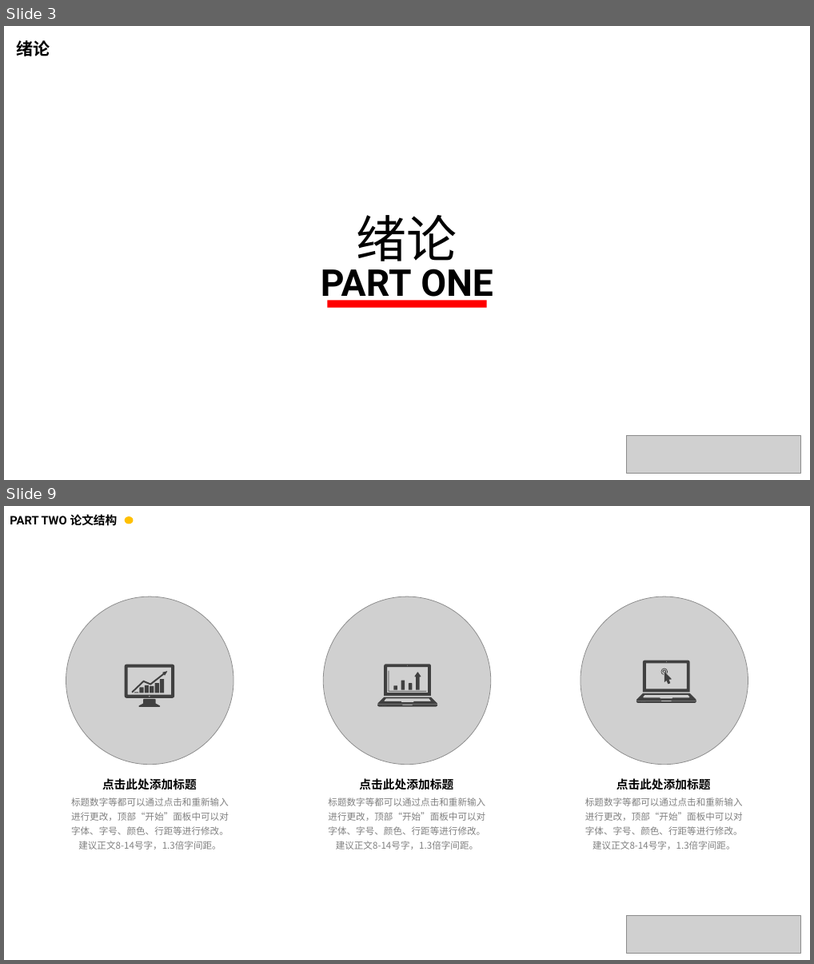
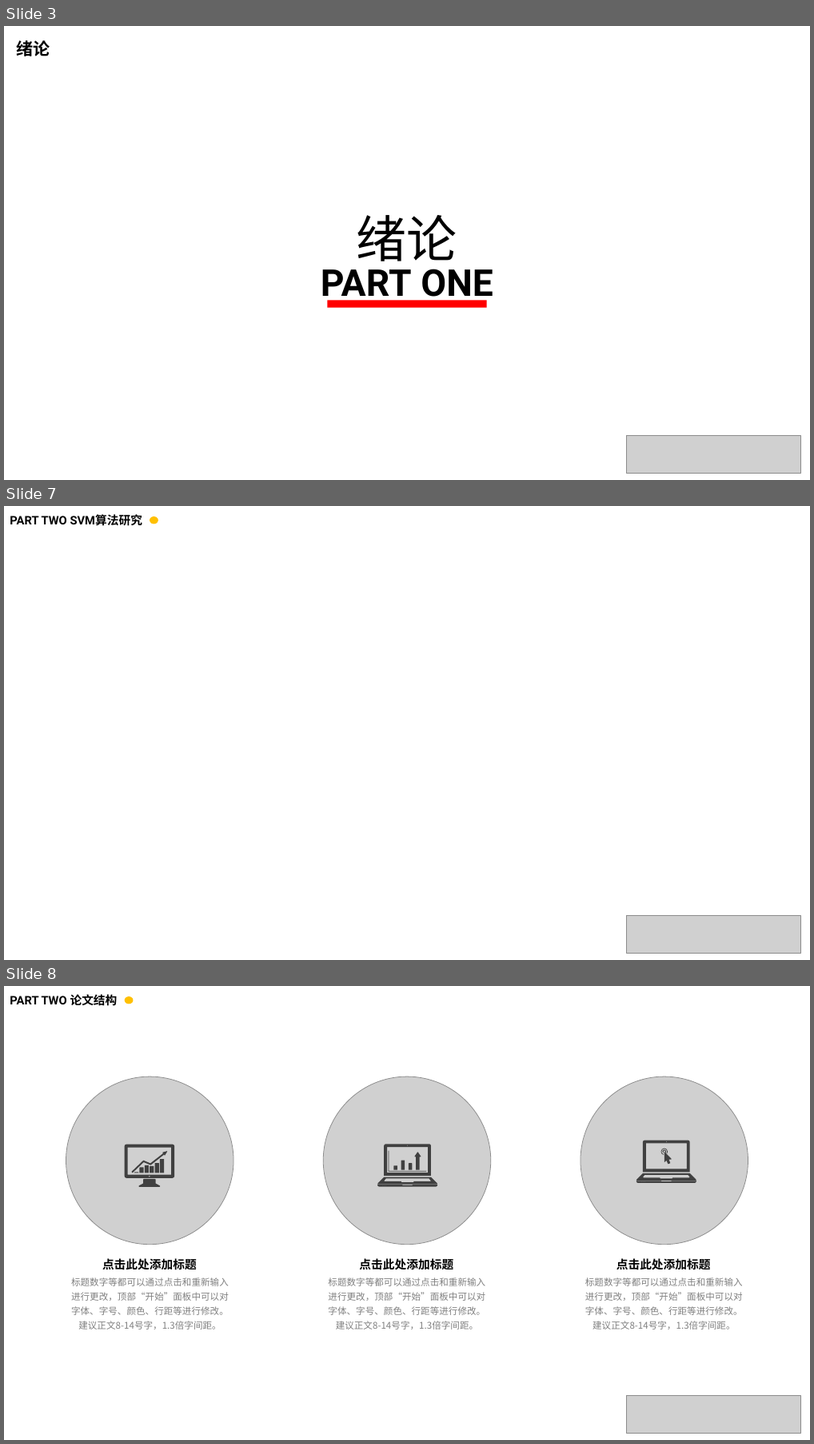
Before and after one commit to zhuke1993/GraduationProject_KeZhu, a slide deck: 文档/基于SVM分类器的动作识别系统.pptx. Shown one above the other, each under a label of ours: slides 3 and 9 before the commit, slides 3, 7 and 8 after it; the slides between them are not shown. The pictures are 814x964 and 814x1444 pixels, drawn with LibreOffice and Linux fonts; fonts in the diff are those of the drawing; grey boxes stand for pictures; background and template pictures are left out. Boxes give left, top, right and bottom in pixels: in the first picture for what was removed or moved away, otherwise in the second. Text is boxed around its words. In the diff, an @@ line names an element or a change of style, - is before the commit and + after.

```diff
--- a/文档/基于SVM分类器的动作识别系统.pptx
+++ b/文档/基于SVM分类器的动作识别系统.pptx
@@ slide 7 added at (4,506,810,960), background #FFFFFF @@
@@ text added at (10,514,143,526), 14 pt, text #000000, bold @@
+PART TWO SVM算法研究
@@ ellipse added at (150,516,158,524), fill #FFC000 @@
@@ picture added at (627,915,802,953) @@
@@ what was slide 9 is now slide 8 @@
```
Also in this commit, not shown: 1 slide changed, 3 other slides added, 6 slides removed, 10 other files.
